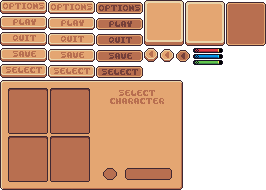
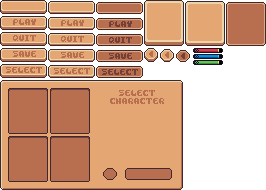
Layer changes from the first 266×190 image to the second:
painted on "Layer 22" over left=3, top=3, right=140, bottom=11
